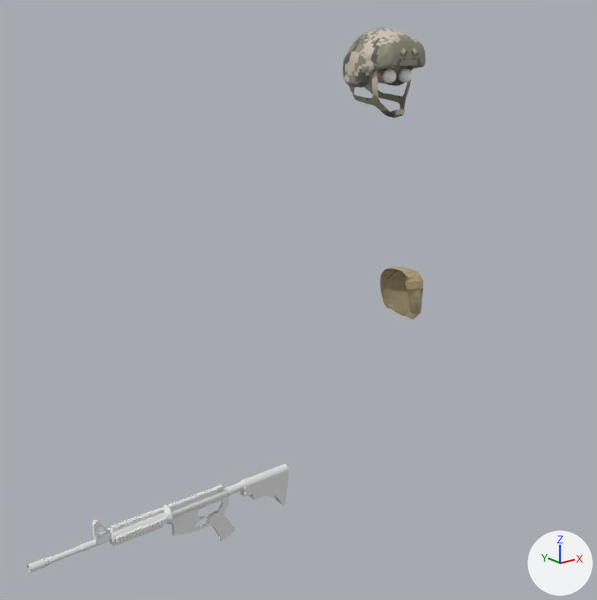
The Blender file unit.blend: old version first, new version second.
Both versions are drawn from a camera (50 mm lens) standing at (-2.12, -2.24, 2.02) and looking at (-0.27, 0.06, 1.09). Arrows for +X, +Y and +Z are at lower right; the lights stay in place.

In view in the first picture: 'Circle', 'bullet pack', 'eyes', 'helmet'.
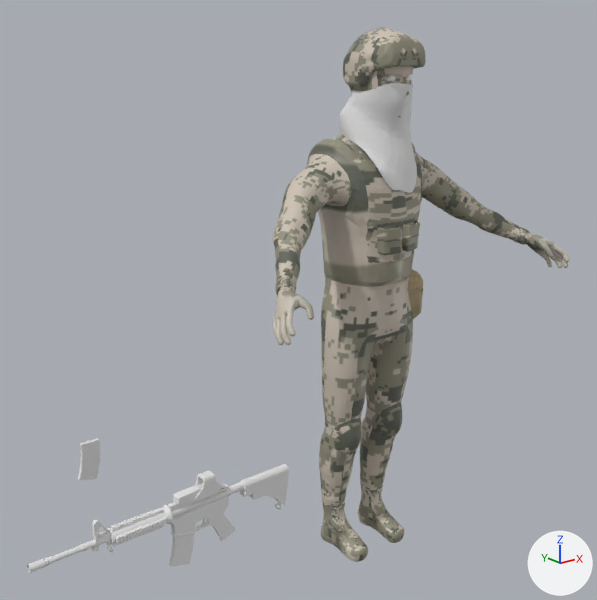
Where the newer file only moved an object's origin or applied its transform, the numbers keep the older frame.

Diff of the bpy script that builds the scene:
```diff
--- a/unit.blend.py
+++ b/unit.blend.py
@@ me_circle @@
 # used by ob_circle; location = (-0.902, 0.0, 0.452); rotation_euler = (0.0000273, 1.566, 0.0000274), in degrees (0, 90, 0); scale = (0.0319, 0.0319, 0.0319)
-me_circle.from_pydata(...)  # 2333 vertices, 1914 faces, 45 loose edges; spans x -2.6..5.9, y -1.2..1.2, z -15.5..16.2
+me_circle.from_pydata(...)  # 3070 vertices, 2588 faces, 12 loose edges; spans x -3.2..6.9, y -1.2..1.2, z -15.5..16.2
+# me_circle part 5: a new loose piece of 101 vertices spanning x -3.2..-0.9, y -0.7..0.7, z 1.1..6.3
+# me_circle part 6: a new loose piece of 56 vertices spanning x 1.6..6.9, y -0.3..0.3, z -0.1..3.0
+# me_circle part 7: 37 vertices moved from x -0.3..3.2, y -0.3..0.5, z 0.1..14.1 to x -0.4..4.2, y -0.4..0.5, z 0.1..15.2; 42 vertices removed from x -0.3..4.4, y -0.6..0.6, z 0.6..15.3; 402 vertices added at x -1.0..4.9, y -0.7..1.0, z 0.2..16.2
+# me_circle part 8: 4 vertices moved from x -2.4, y 0.0, z -8.5..-8.0 to x -2.5, y 0.0, z -8.5..-8.0; 5 vertices removed from x 0.9..1.6, y 0.0, z -7.1..-6.7; 135 vertices added at x -0.5..1.5, y -0.6..0.5, z -8.9..-6.6
@@ me_plane @@
-me_plane.from_pydata(...)  # 4093 vertices, 4002 faces; spans x -0.03..0.72, y -0.44..0.18, z 0.01..2.04
+me_plane.from_pydata(...)  # 4218 vertices, 4091 faces; spans x -0.03..0.71, y -0.44..0.18, z 0.01..2.04
+# me_plane part 1: 387 vertices moved from x 0.59..0.72, y -0.44..-0.27, z 1.16..1.29 to x 0.59..0.71, y -0.44..-0.27, z 1.16..1.28; 726 vertices removed from x 0.59..0.72, y -0.44..-0.27, z 1.15..1.3; 680 vertices added at x 0.59..0.71, y -0.44..-0.28, z 1.16..1.3
+# me_plane part 2: 1 vertex removed from x 0.06, y -0.17, z 1.36; 172 vertices added at x 0.0..0.13, y -0.21..-0.14, z 1.23..1.45
+# me_plane part 3: 3 vertices moved from x 0.0..0.07, y -0.18..-0.15, z 1.92..1.93 to x 0.0..0.07, y -0.18..-0.15, z 1.91..1.92; 3 vertices removed from x 0.04..0.06, y -0.17..-0.15, z 1.92..1.93; 3 vertices added at x 0.04..0.06, y -0.17..-0.15, z 1.91..1.92
+# me_plane part 4: 398 kept faces spanning x 0.0..0.7, y -0.42..0.18, z 0.01..1.7 get new texture (UV) coordinates
 me_plane.materials.append(mat_army_acu_digital_camo_crackberrycom_1001_jpg)
@@ ob_eyes @@
 ob_eyes.scale = (0.0374, 0.0374, 0.0374)
-_m = ob_eyes.modifiers.new('Mirror', 'MIRROR')
-_m.merge_threshold = 0.0133
@@ ob_unit @@
 ob_unit = bpy.data.objects.new('Unit', me_plane)
-ob_unit.location = (0.0, 0.0, 0.0)
+ob_unit.location = (0.0, 0.0, -0.009)
 _m = ob_unit.modifiers.new('Subsurf', 'SUBSURF')
@@ ob_unit @@
 _m = ob_unit.modifiers.new('Mirror', 'MIRROR')
-ob_unit.hide_viewport = True
@@ ob_mag @@
+ob_mag = bpy.data.objects.new('mag', me_circle_002)  # 57 vertices, 50 faces; spans x -1.21..4.12, y -0.29..0.29, z -1.87..2.71
+ob_mag.location = (-0.902, 0.615, 0.452)
+ob_mag.rotation_euler = (0.0000273, 1.566, 0.0000274)  # degrees (0, 90, 0)
+ob_mag.scale = (0.0319, 0.0319, 0.0319)
@@ ob_plane @@
+ob_plane = bpy.data.objects.new('Plane', me_plane_004)  # 45 vertices, 20 faces; spans x -0.167..0.155, y -0.18..0.223, z -0.307..0.188; in mat_2661679_arab_motiv_pattern_black_and_white_shemagh_stencil_jpg (its picture is missing); modifiers SUBSURF
+ob_plane.location = (0.006, -0.072, 1.728)
+ob_plane.scale = (0.816, 0.816, 0.816)
```

Location of each change, [x1, y1, x2, y2] in pixels of the pictures (597 x 600 px; the box of a moved part takes in the faces that stretch with it):
'Unit', shown
    after: [273, 66, 570, 562]
'Plane', added
    after: [339, 83, 417, 193]
'mag', added
    after: [78, 438, 100, 480]
part 1 of me_plane, moved or reshaped (not visible before)
    after: [273, 234, 570, 345]
part 2 of me_plane, built on
    after: [343, 192, 421, 283]
part 3 of me_plane, moved or reshaped (not visible before)
    after: [377, 66, 413, 79]
part 4 of me_plane, surface changed
    after: [280, 139, 558, 561]
part 5 of me_circle, added
    after: [173, 470, 220, 505]
part 6 of me_circle, added
    after: [169, 533, 194, 567]
part 7 of me_circle, built on
    before: [171, 471, 289, 536]
    after: [168, 471, 289, 537]
part 8 of me_circle, built on
    before: [92, 520, 109, 531]
    after: [92, 520, 114, 553]
'bullet pack', unchanged, covered by the edit
    before: [380, 266, 423, 320]
    after: [408, 269, 423, 319]
